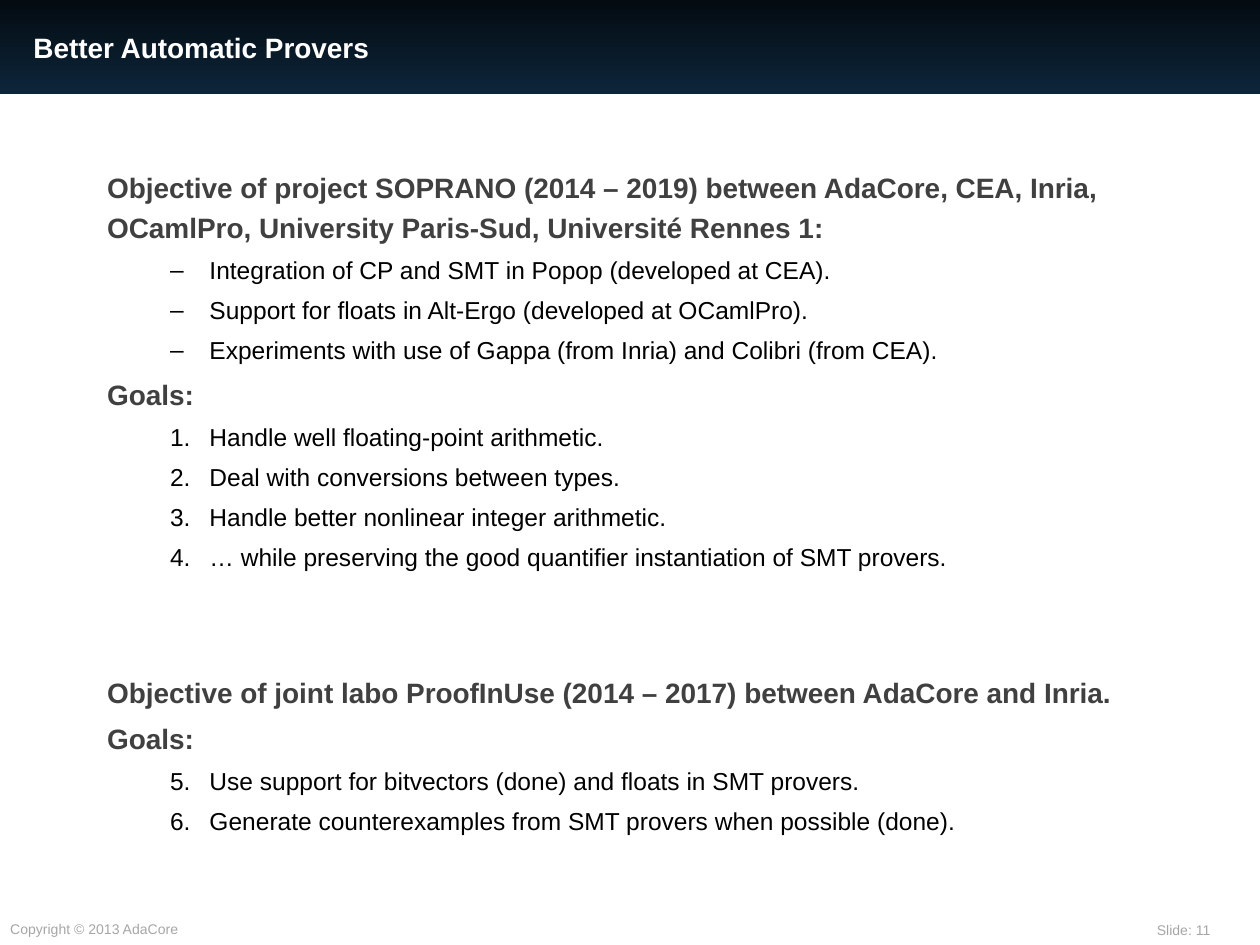
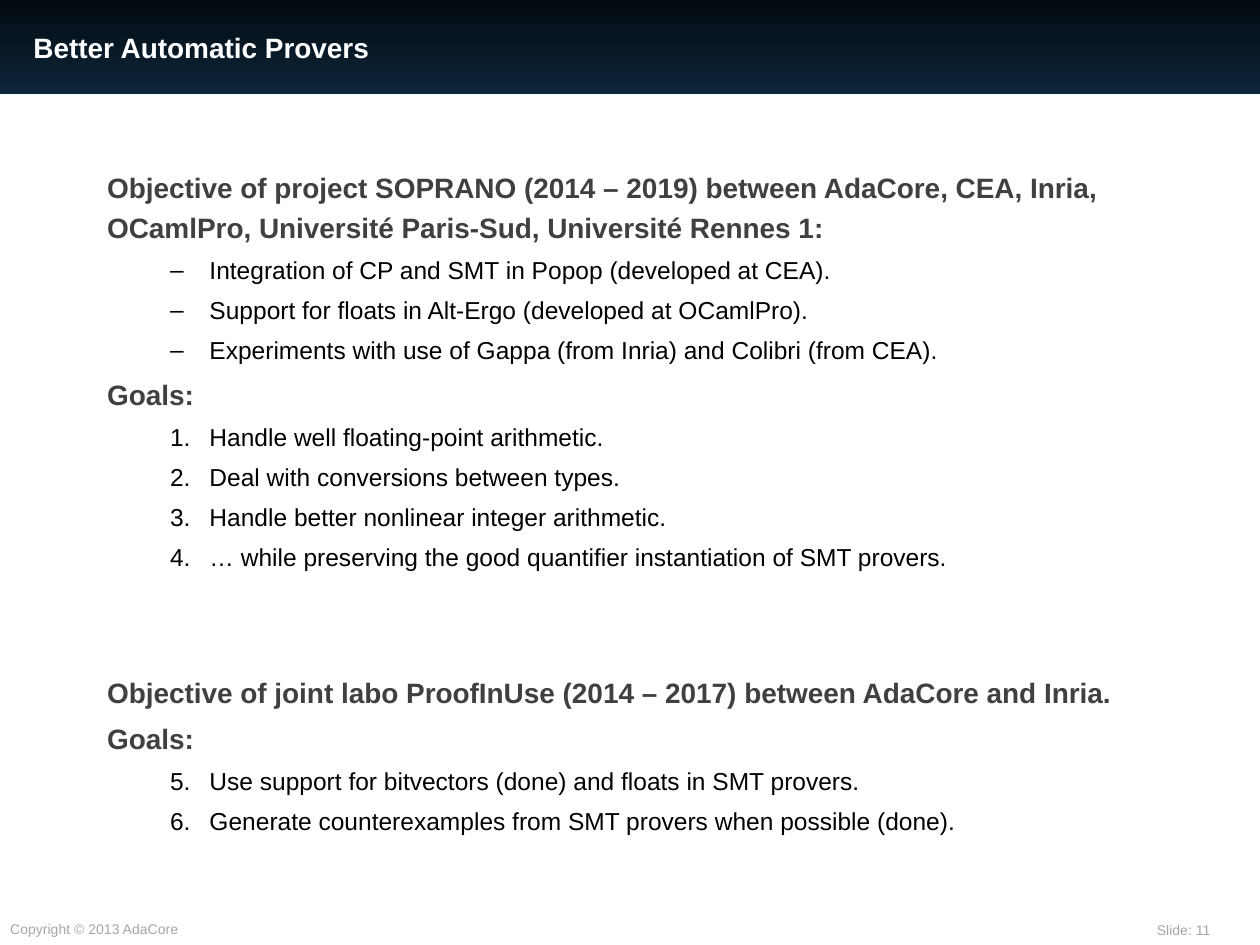
Before and after one commit to AdaCore/spark2014, a slide deck: slide 11 of slides/CP_meets_Verif_2016/SPARK.pptx. Drawn at 1260x945 pixels with LibreOffice and Linux fonts; fonts in the diff are those of the drawing. Boxes give left, top, right and bottom in pixels: in the first picture for what was removed or moved away, otherwise in the second. Text is boxed around its words. In the diff, an @@ line names an element or a change of style, - is before the commit and + after.

```diff
--- a/slides/CP_meets_Verif_2016/SPARK.pptx
+++ b/slides/CP_meets_Verif_2016/SPARK.pptx
@@ text at <box>107,177,1097,243</box>: text changed @@
-Objective of project SOPRANO (2014 – 2019) between AdaCore, CEA, Inria, OCamlPro, University Paris-Sud, Université Rennes 1:
+Objective of project SOPRANO (2014 – 2019) between AdaCore, CEA, Inria, OCamlPro, Université Paris-Sud, Université Rennes 1:
```
Also in this commit, not shown: 2 other slides changed.
